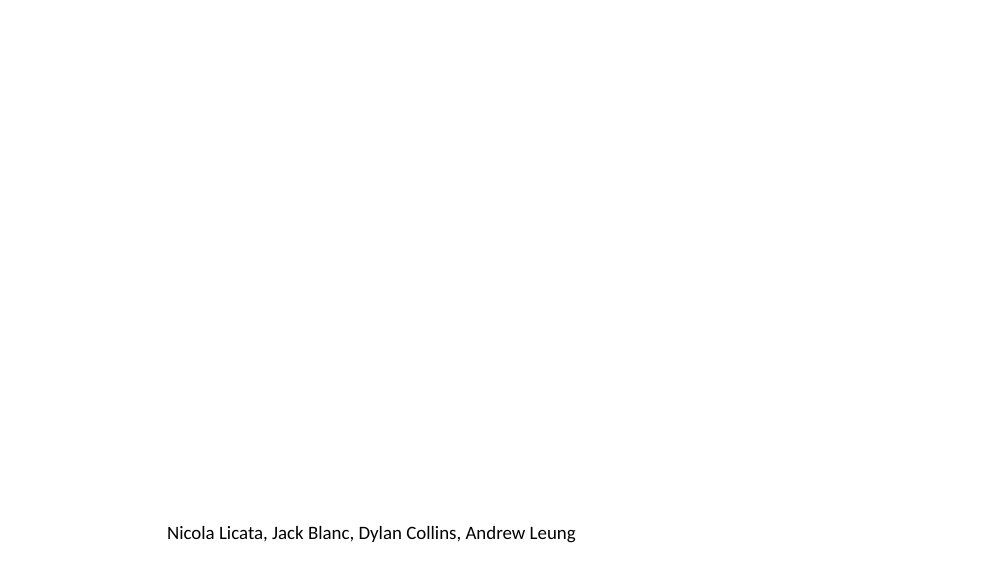
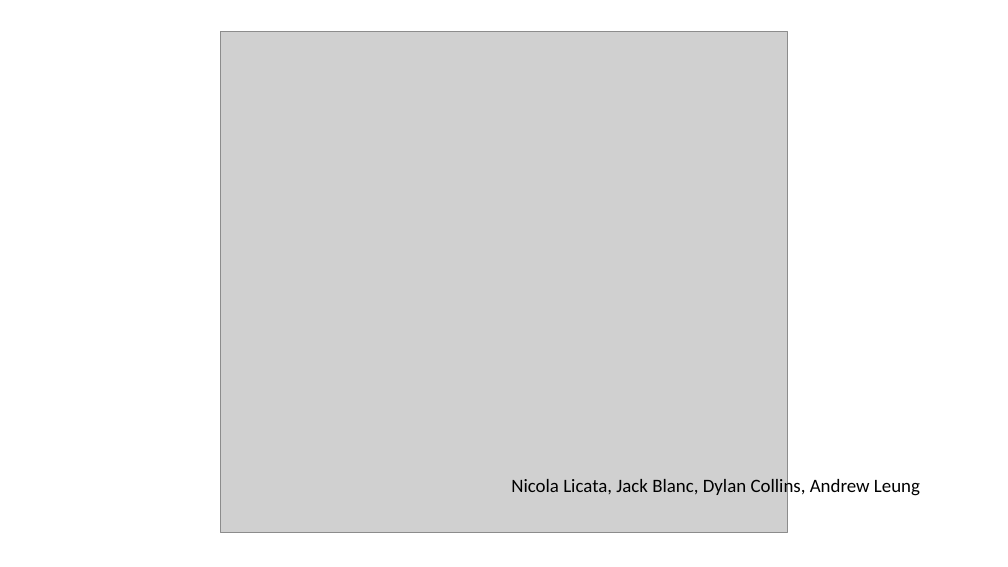
Before and after one commit to nicolavlicata/RentalDatabase, a slide deck: slide 1 of er.pptx. Drawn at 1008x567 pixels with LibreOffice and Linux fonts; fonts in the diff are those of the drawing; grey boxes stand for pictures; background and template pictures are left out. Boxes give left, top, right and bottom in pixels: in the first picture for what was removed or moved away, otherwise in the second. Text is boxed around its words. In the diff, an @@ line names an element or a change of style, - is before the commit and + after.

```diff
--- a/er.pptx
+++ b/er.pptx
@@ picture added at [221, 31, 788, 532] @@
@@ text "Nicola Licata, Jack Blanc, Dylan ..." rewrapped from [167, 526, 576, 543] to [511, 477, 920, 498] @@
```
